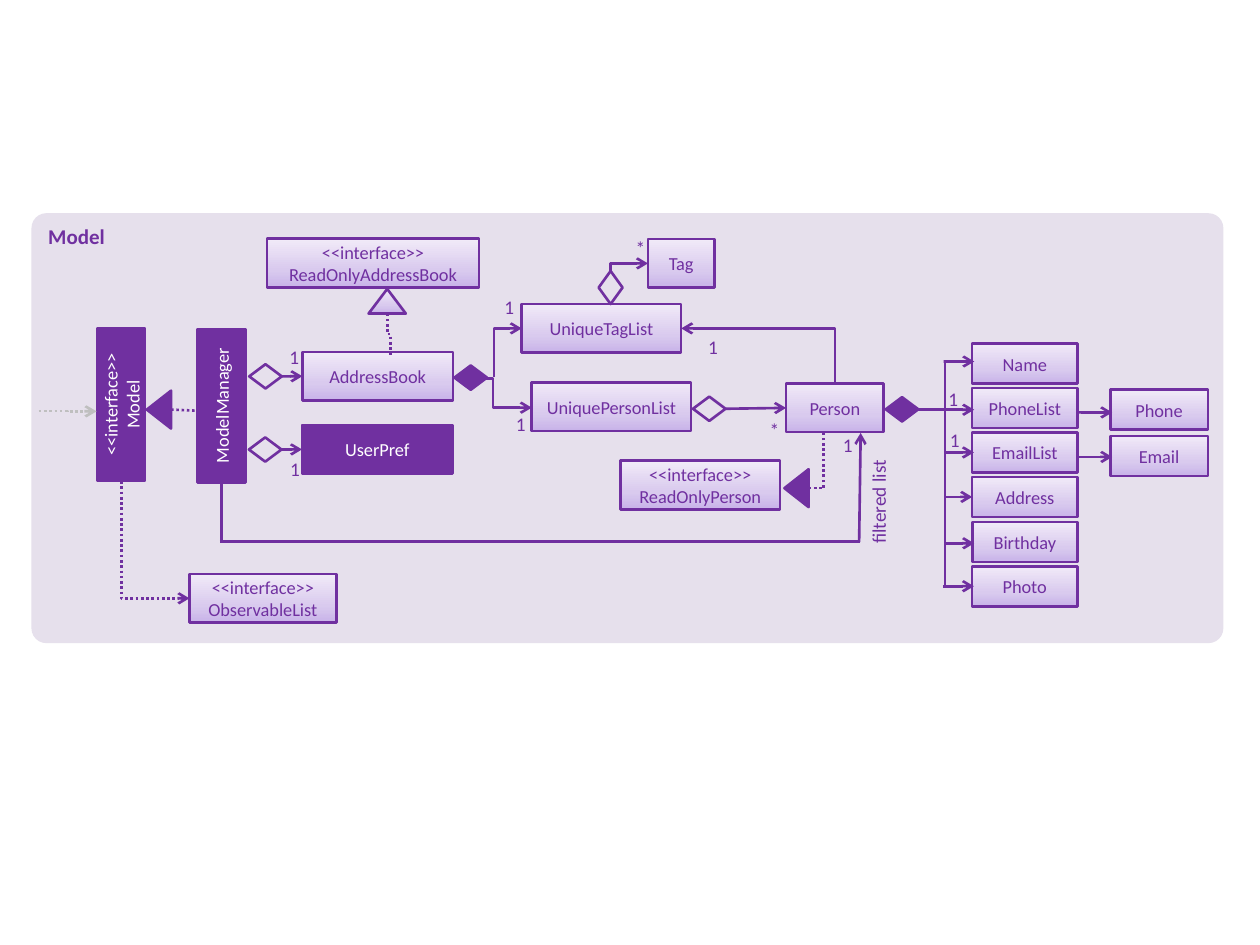
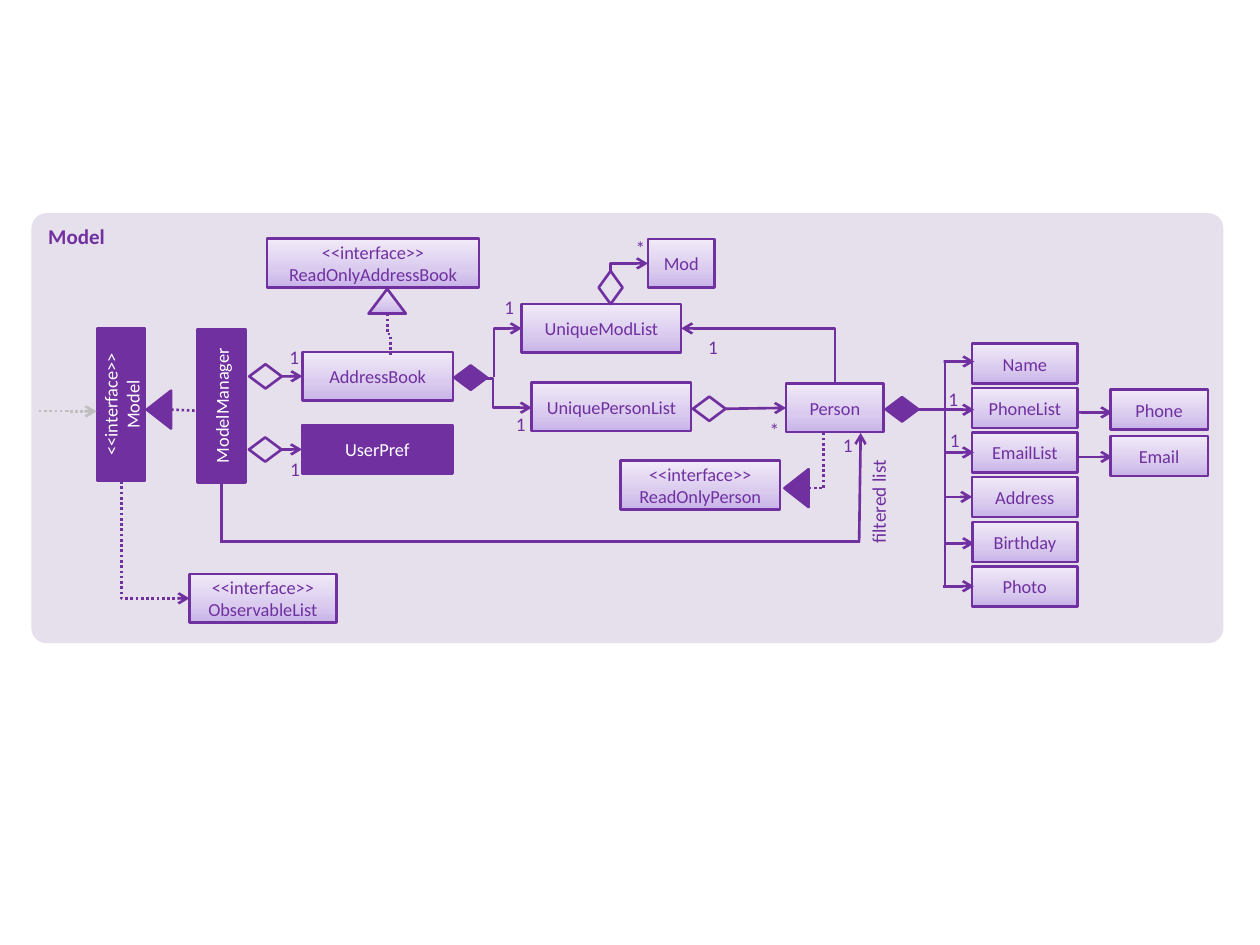
Before and after one commit to CS2103AUG2017-T11-B2/main, a slide deck: slide 1 of docs/diagrams/ModelComponentClassDiagram.pptx. Drawn at 1260x945 pixels with LibreOffice and Linux fonts; fonts in the diff are those of the drawing. Boxes give left, top, right and bottom in pixels: in the first picture for what was removed or moved away, otherwise in the second. Text is boxed around its words. In the diff, an @@ line names an element or a change of style, - is before the commit and + after.

```diff
--- a/docs/diagrams/ModelComponentClassDiagram.pptx
+++ b/docs/diagrams/ModelComponentClassDiagram.pptx
@@ text in rectangle at [664, 257, 699, 270]: text changed @@
-Tag
+Mod
@@ text in rectangle at [545, 322, 658, 338]: text changed @@
-UniqueTagList
+UniqueModList
```
Also in this commit, not shown: 1 other file.
